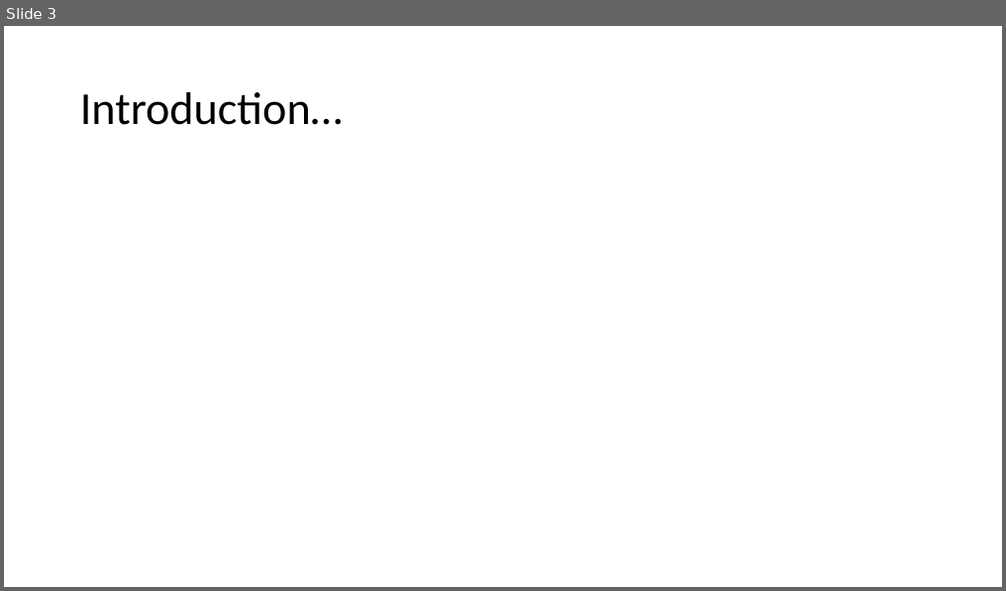
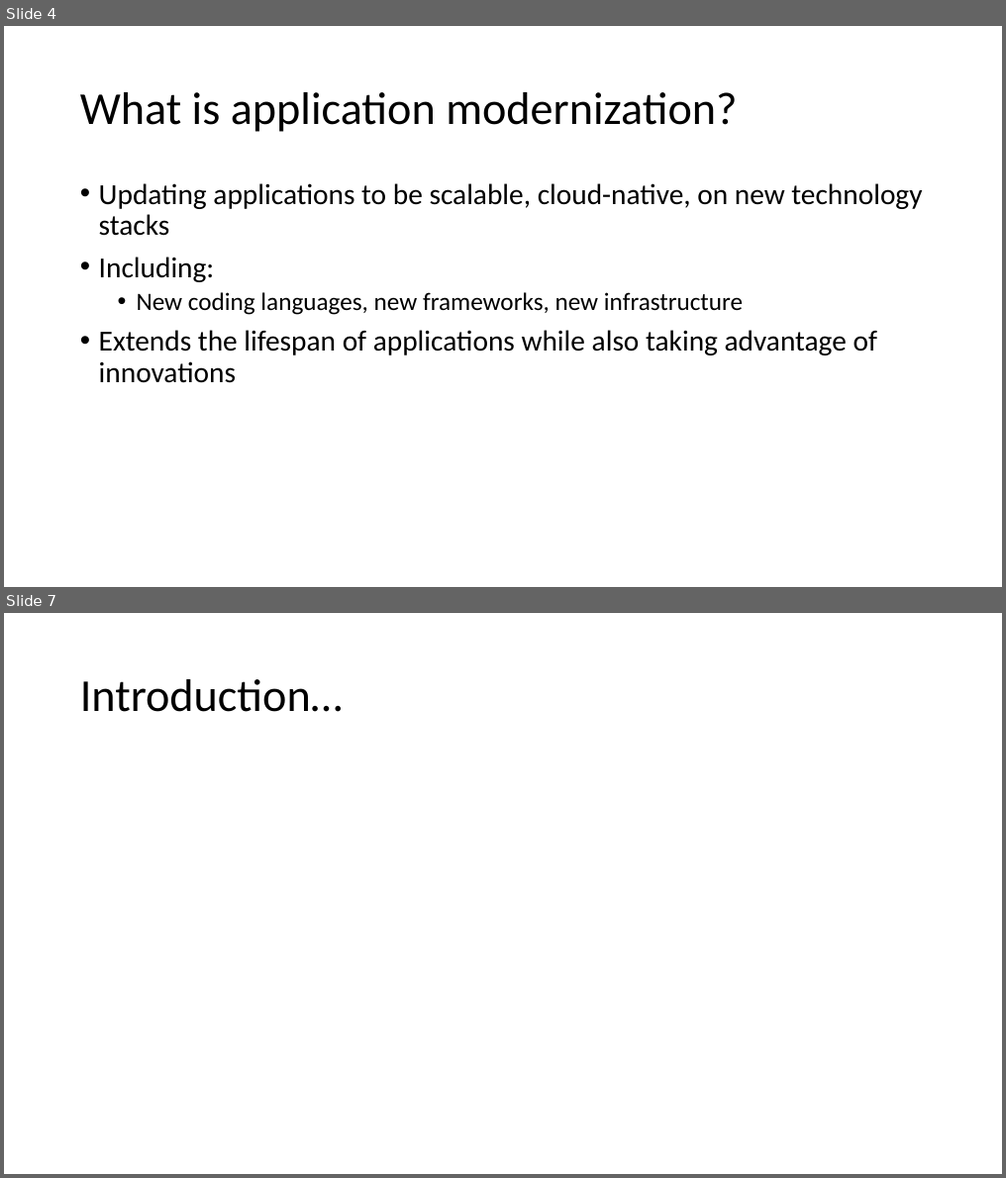
Before and after one commit to kevinmenotyou/devops_project2, a slide deck: powerpoint/devops_project2_presentation.pptx. Shown one above the other, each under a label of ours: slide 3 before the commit, slides 4 and 7 after it; the slides between them are not shown. The pictures are 1006x591 and 1006x1178 pixels, drawn with LibreOffice and Linux fonts; fonts in the diff are those of the drawing. Boxes give left, top, right and bottom in pixels: in the first picture for what was removed or moved away, otherwise in the second. Text is boxed around its words. In the diff, an @@ line names an element or a change of style, - is before the commit and + after.

```diff
--- a/powerpoint/devops_project2_presentation.pptx
+++ b/powerpoint/devops_project2_presentation.pptx
@@ slide 4 added at (4, 26, 1002, 587), background #FFFFFF @@
@@ title added at (80, 92, 737, 132), 44 pt, text #000000 @@
+What is application modernization?
@@ text added at (99, 183, 922, 383), 28 pt, text #000000 @@
+• Updating applications to be scalable, cloud-native, on new technology stacks
+• Including:
+  • New coding languages, new frameworks, new infrastructure
+• Extends the lifespan of applications while also taking advantage of innovations
@@ what was slide 3 is now slide 7 @@
```
Also in this commit, not shown: 2 slides changed, 3 other slides added, 1 slide removed.
